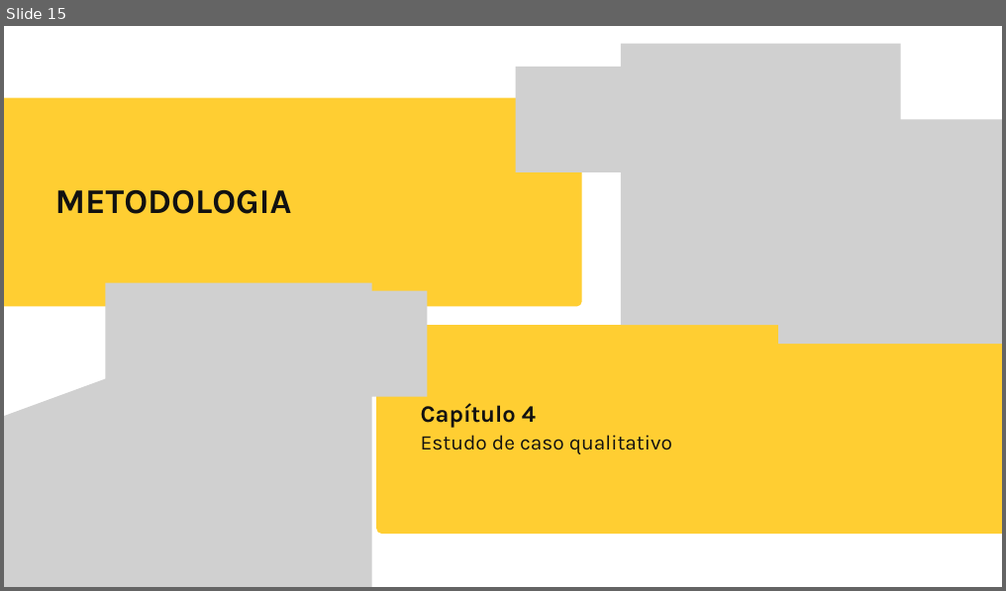
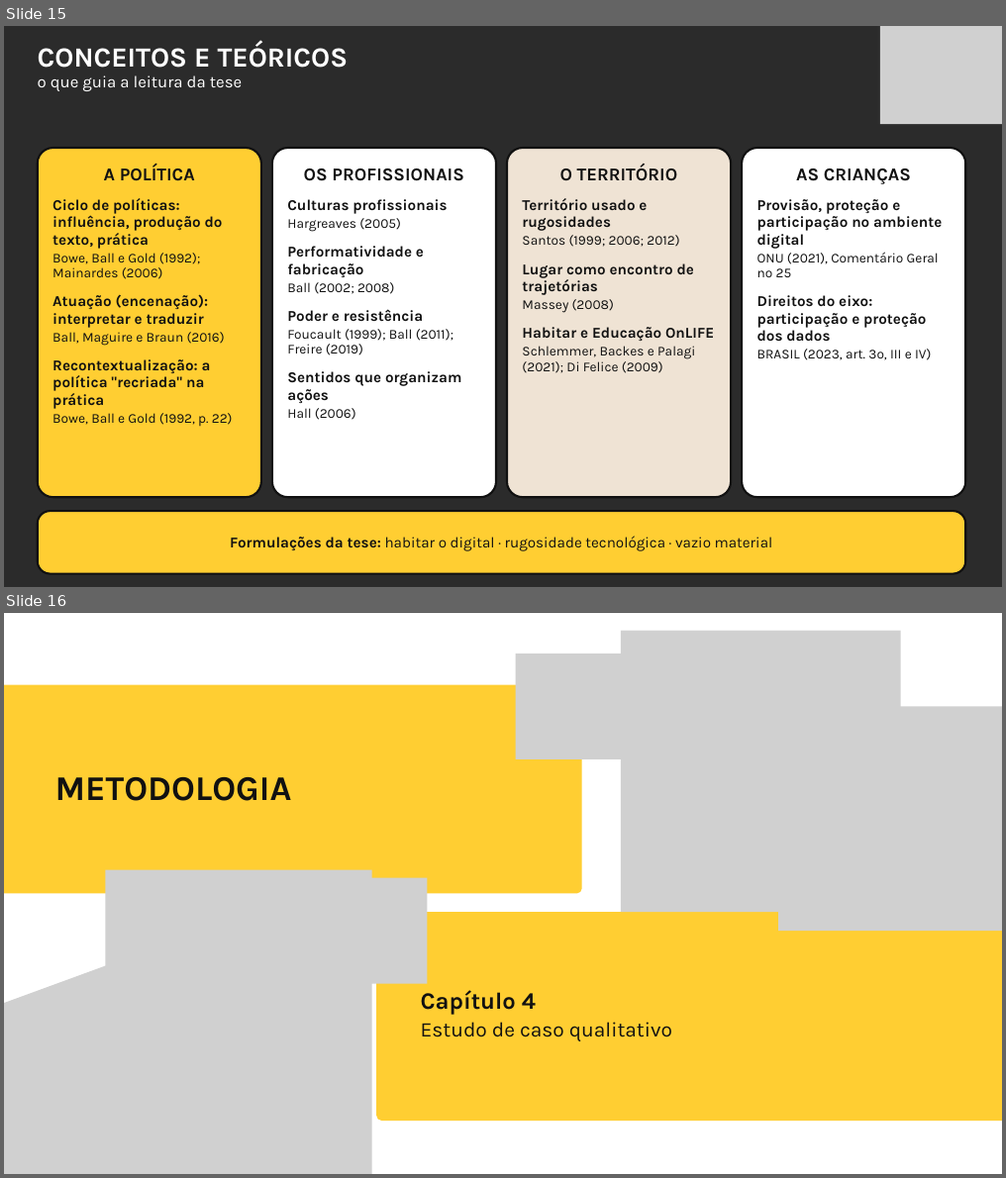
Before and after one commit to yzynya-beep/Tese, a slide deck: apresentacao_qualificacao/Qualificacao_PNED_Pipa.pptx. Shown one above the other, each under a label of ours: slide 15 before the commit, slides 15 and 16 after it. The pictures are 1006x591 and 1006x1178 pixels, drawn with LibreOffice and Linux fonts; fonts in the diff are those of the drawing; grey boxes stand for pictures; background and template pictures are left out; a plain dark background stands for a picture behind light text. Boxes give left, top, right and bottom in pixels: in the first picture for what was removed or moved away, otherwise in the second. Text is boxed around its words. In the diff, an @@ line names an element or a change of style, - is before the commit and + after.

```diff
--- a/apresentacao_qualificacao/Qualificacao_PNED_Pipa.pptx
+++ b/apresentacao_qualificacao/Qualificacao_PNED_Pipa.pptx
@@ slide 15 added at [4, 26, 1002, 587], background picture (left out) @@
@@ text added at [38, 42, 349, 91], 24 pt, text #FFFFFF @@
+CONCEITOS E TEÓRICOS
+o que guia a leitura da tese
@@ picture added at [880, 26, 1002, 124] @@
@@ rounded rectangle added at [38, 148, 261, 497], fill #FFCE32, outline #111111 3 pt, 21.8 pt, text #111111, bold @@
+A POLÍTICA
+Ciclo de políticas: influência, produção do texto, prática
+Bowe, Ball e Gold (1992); Mainardes (2006)
+Atuação (encenação): interpretar e traduzir
+Ball, Maguire e Braun (2016)
+Recontextualização: a política "recriada" na prática
+Bowe, Ball e Gold (1992, p. 22)
@@ rounded rectangle added at [272, 148, 496, 497], fill #FFFFFF, outline #111111 3 pt, 21.8 pt, text #111111, bold @@
+OS PROFISSIONAIS
+Culturas profissionais
+Hargreaves (2005)
+Performatividade e fabricação
+Ball (2002; 2008)
+Poder e resistência
+Foucault (1999); Ball (2011); Freire (2019)
+Sentidos que organizam ações
+Hall (2006)
@@ rounded rectangle added at [507, 148, 731, 497], fill #EFE3D4, outline #111111 3 pt, 21.8 pt, text #111111, bold @@
+O TERRITÓRIO
+Território usado e rugosidades
+Santos (1999; 2006; 2012)
+Lugar como encontro de trajetórias
+Massey (2008)
+Habitar e Educação OnLIFE
+Schlemmer, Backes e Palagi (2021); Di Felice (2009)
@@ rounded rectangle added at [742, 148, 965, 497], fill #FFFFFF, outline #111111 3 pt, 21.8 pt, text #111111, bold @@
+AS CRIANÇAS
+Provisão, proteção e participação no ambiente digital
+ONU (2021), Comentário Geral nº 25
+Direitos do eixo: participação e proteção dos dados
+BRASIL (2023, art. 3º, III e IV)
@@ rounded rectangle added at [38, 511, 965, 573], fill #FFCE32, outline #111111 3 pt, 21.8 pt, text #111111 @@
+Formulações da tese: habitar o digital · rugosidade tecnológica · vazio material
@@ what was slide 15 is now slide 16 @@
```
Also in this commit, not shown: 2 slides changed, 18 other files.
